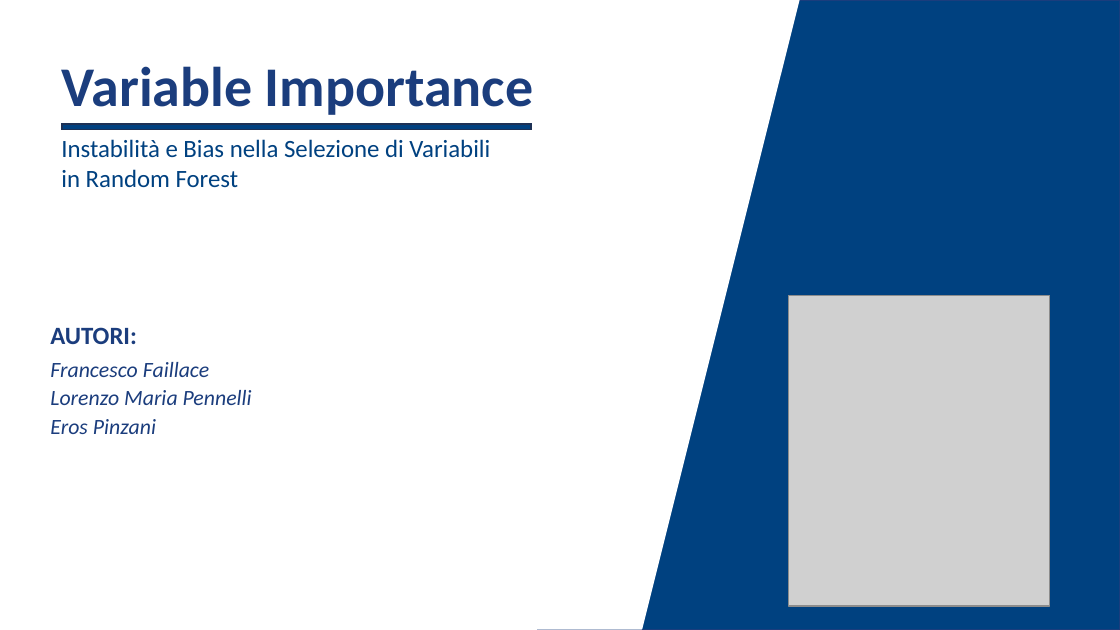
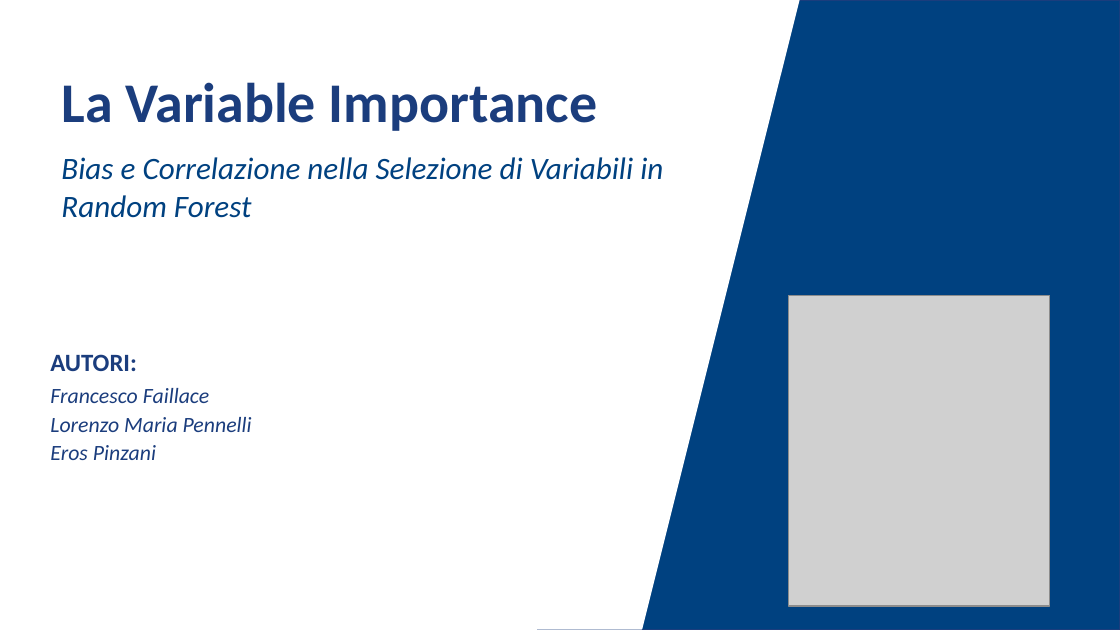
Before and after one commit to Eros-Pinzani/Statistical-Learning, a slide deck: slide 1 of ContestSL/Presentazione_Contest.pptx. Drawn at 1120x630 pixels with LibreOffice and Linux fonts; fonts in the diff are those of the drawing; grey boxes stand for pictures. Boxes give left, top, right and bottom in pixels: in the first picture for what was removed or moved away, otherwise in the second. Text is boxed around its words. In the diff, an @@ line names an element or a change of style, - is before the commit and + after.

Commit message:
fixed first slide, random forest slide e variable importance

```diff
--- a/ContestSL/Presentazione_Contest.pptx
+++ b/ContestSL/Presentazione_Contest.pptx
@@ text at [62,82,597,131]: text changed @@
-Variable Importance
+La Variable Importance
@@ rectangle removed at [62,124,531,130] @@
@@ text at [61,157,663,218]: text changed; size 16 to 20 pt; italic on @@
-Instabilità e Bias nella Selezione di Variabili
-in Random Forest
+Bias e Correlazione nella Selezione di Variabili in Random Forest
@@ 4 texts: place and size @@
-4 texts at [50,327,252,434]
+4 texts at [50,354,252,460]
```
Also in this commit, not shown: 1 other slide changed, 3 slides added, 2 slides removed.
